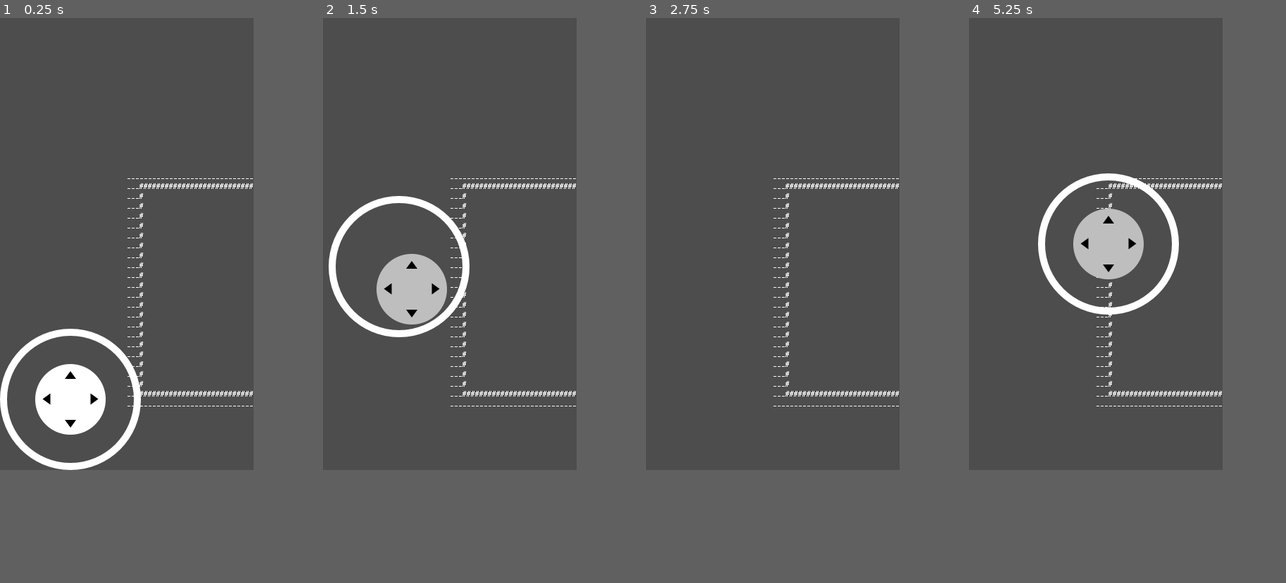
Above: before the commit, frames 1-4 (left to right).
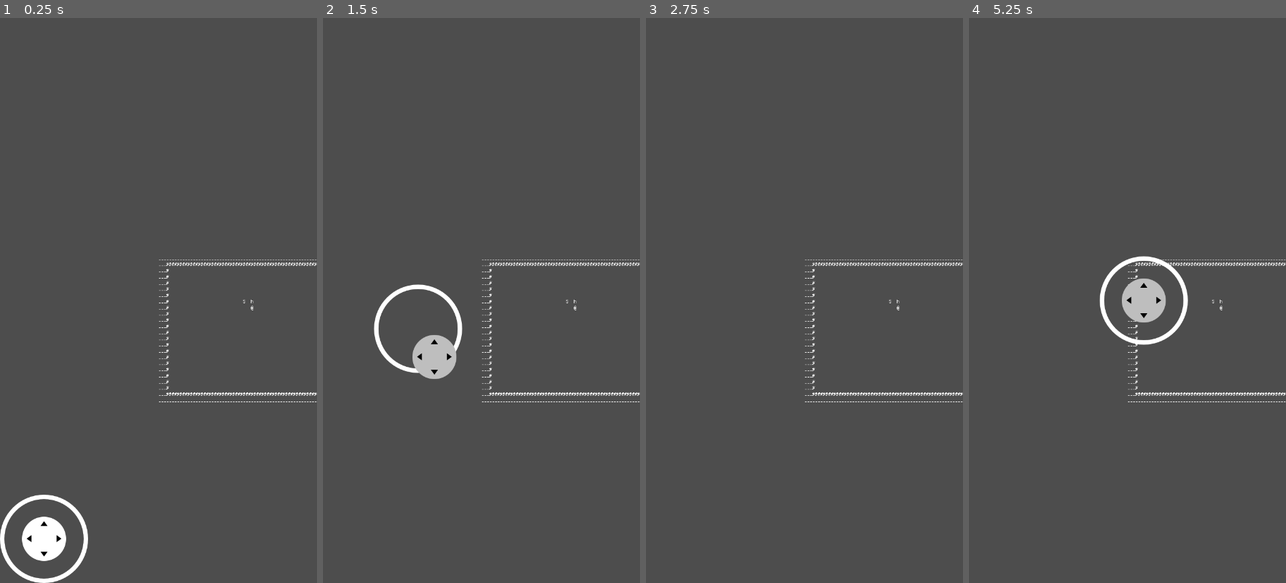
Above: after the commit, the same moments.

Repository: s6industries/project-x
Game: Godot game, scene res://world.tscn
Same seed, same stepped clock (60 frames per second), same inputs: the game is played once before the commit and once after it.
Inputs (mouse positions are in pixels of both pictures, inside the frame that each line leads up to):
- Up to frame 1 (0.25 s): no input
- Up to frame 2 (1.5 s): tap Enter at 0.5 s; move the mouse to (506, 221) at 0.52 s; hold Right (ui_right) 0.53-1.25 s; tap T at 0.6 s; click (506, 221) at 0.67 s; tap Space at 1.25 s; drag from (399, 266) to (437, 334) at 1.27 s
- Up to frame 3 (2.75 s): move the mouse to (798, 142) at 2.02 s; hold Right (ui_right) from 2.03 s (still down); tap T at 2.1 s
- Up to frame 4 (5.25 s): release Right (ui_right) at 2.75 s; tap Enter at 2.75 s; drag from (1083, 334) to (1019, 176) at 2.77 s; move the mouse to (1171, 311) at 3.52 s; hold Left (ui_left) 3.53-4.25 s; tap T at 3.6, 5.1 s; tap Space at 4.25 s; drag from (1019, 176) to (1057, 131) at 4.27 s; move the mouse to (1108, 244) at 5.02 s; hold Down (ui_down) from 5.03 s (still down); click (1108, 244) at 5.17 s
In our replay, the window is 360x640 before the commit and 450x800 after it. These sizes can differ from the game's own. Grey fills any space a smaller window leaves; there, only what the larger window draws over its background counts as a difference.

The runs differ from the first frame. In frame 1, 6.7% of the frame differs, in the area x 0-100%, y 28-100%; in frame 2, 6.2%; in frame 3, 1.2%; in frame 4, 6.1%.
Error before the commit: Cannot call method 'set_wait_time' on a null value. (res://world.gd:346)

Commit message:
restore world _ready()

Diff:
--- a/project.godot
+++ b/project.godot
@@ -14,11 +14,6 @@
 "language": &"GDScript",
 "path": "res://agent.gd"
 }, {
-"base": "Control",
-"class": &"Joystick",
-"language": &"GDScript",
-"path": "res://joystick/joystick.gd"
-}, {
 "base": "Node",
 "class": &"AgentWorld",
 "language": &"GDScript",
@@ -28,6 +23,11 @@
 "class": &"Entities",
 "language": &"GDScript",
 "path": "res://entities.gd"
+}, {
+"base": "Control",
+"class": &"Joystick",
+"language": &"GDScript",
+"path": "res://joystick/joystick.gd"
 }, {
 "base": "Node",
 "class": &"Metabot",
@@ -69,11 +69,11 @@
 
 [display]
 
-window/size/viewport_width=360
-window/size/viewport_height=640
+window/size/viewport_width=720
+window/size/viewport_height=1280
 window/handheld/orientation=1
-window/stretch/mode="canvas_items"
-window/stretch/aspect="expand"
+window/stretch/mode="viewport"
+window/stretch/aspect="keep_height"
 
 [input]
 
--- a/world.gd
+++ b/world.gd
@@ -299,6 +299,20 @@
 		t -= 1
 
 
+# Called when the node enters the scene tree for the first time.
+func _ready():
+
+	initiate_agents()
+#	initiate_metabots()
+
+#	test_entities_with_metabots()
+	test_agents()
+#	test_metabots()
+
+	load_world()
+	initiate_timer()
+
+
 func potato_life_stage_progressed(id, stage):
 	print("potato_life_stage_progressed: ", id, stage)
 	potato_stage = stage
